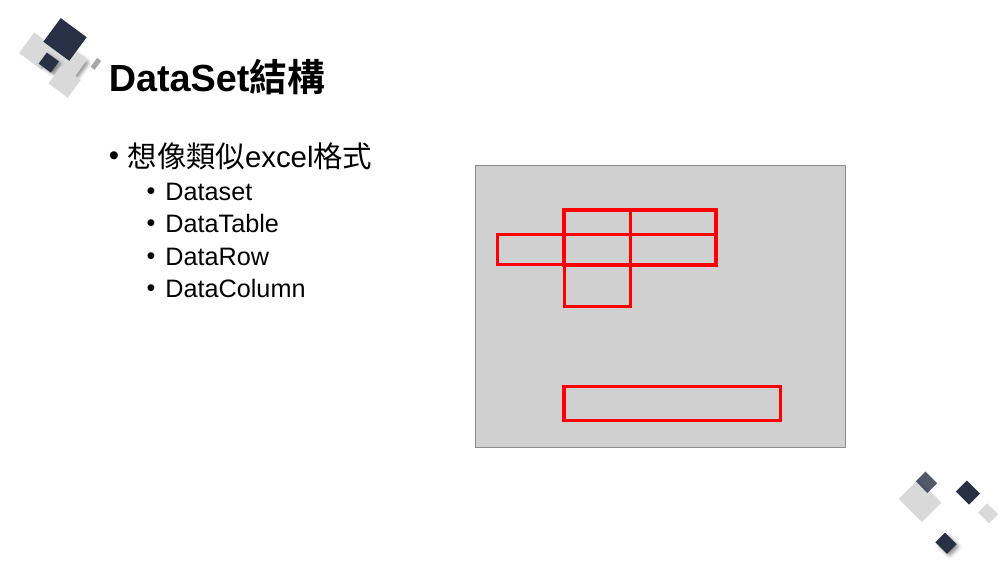
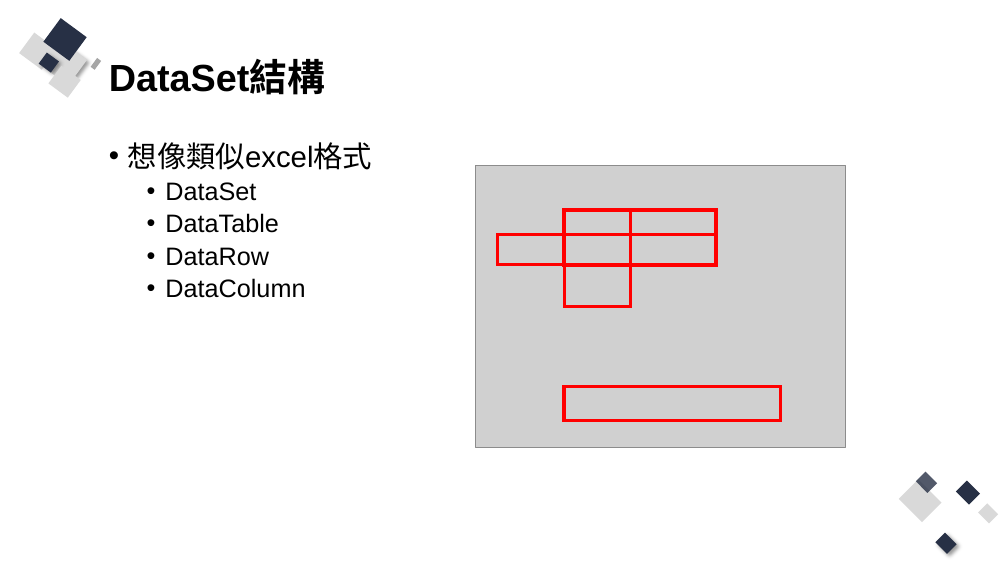
Before and after one commit to Q81JIAXIONG/-, a slide deck: slide 53 of 投影片/3.網站程式與資料庫溝通、互動.pptx. Drawn at 1008x567 pixels with LibreOffice and Linux fonts; fonts in the diff are those of the drawing; grey boxes stand for pictures. Boxes give left, top, right and bottom in pixels: in the first picture for what was removed or moved away, otherwise in the second. Text is boxed around its words. In the diff, an @@ line names an element or a change of style, - is before the commit and + after.

```diff
--- a/投影片/3.網站程式與資料庫溝通、互動.pptx
+++ b/投影片/3.網站程式與資料庫溝通、互動.pptx
@@ text at box(165, 182, 256, 201): text changed @@
-  • Dataset
+  • DataSet
```
Also in this commit, not shown: 4 other slides changed, 6 slides added, 13 other files.
